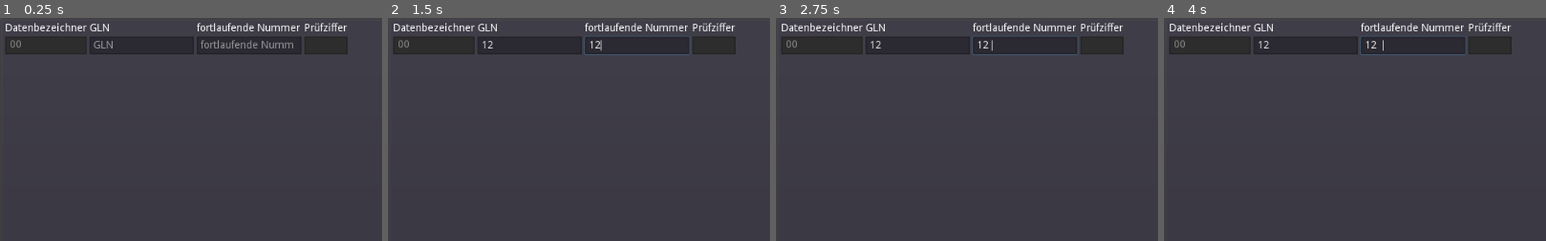
Above: before the commit, frames 1-4 (left to right).
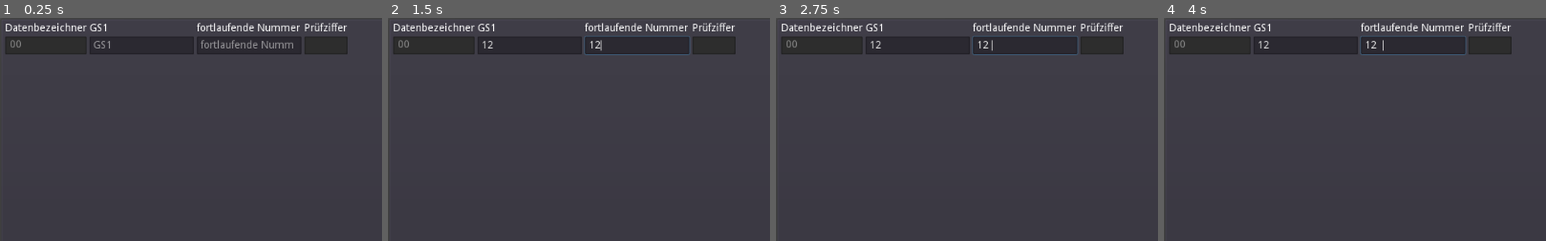
Above: after the commit, the same moments.

Repository: Reneator/NVE-Validator
Game: Godot game, scene res://App_GLN.tscn
Two runs of this game, one before a commit and one after it. Both use one fixed random seed, a clock stepped at 60 frames per second and the inputs below. This scene is started directly instead of the project's main scene.
Inputs (mouse positions are % of the whole screen's width and height, from its top left):
- Up to frame 1 (0.25 s): no input
- Up to frame 2 (1.5 s): click (19, 6) at 0.52 s; type "12" at 0.6 s; click (33, 6) at 0.75 s; type "12" at 0.83 s; tap Enter at 1.25 s
- Up to frame 3 (2.75 s): tap Space at 2 s
- Up to frame 4 (4 s): tap Enter at 2.75 s; tap Space at 3.5 s
The pictures show only the part of the screen within x 0-50%, y 0-50%; the shares and areas given below are measured in that part.

The runs differ from the first frame. In frame 1, 0.1% of the frame differs, in the area x 25-30%, y 2-14%; in frame 2, less than 0.1%; in frame 3, less than 0.1%; in frame 4, less than 0.1%.

Commit message:
Fix: Rename from GLN to GS1

Diff:
--- a/godot/App_GLN.tscn
+++ b/godot/App_GLN.tscn
@@ -49,14 +49,14 @@
 [node name="Label" type="Label" parent="HBoxContainer/VBoxContainer/HBoxContainer/VBoxContainer2"]
 margin_right = 140.0
 margin_bottom = 14.0
-text = "GLN"
+text = "GS1"
 
 [node name="LineEdit" type="LineEdit" parent="HBoxContainer/VBoxContainer/HBoxContainer/VBoxContainer2"]
 margin_top = 18.0
 margin_right = 140.0
 margin_bottom = 42.0
 rect_min_size = Vector2( 140, 0 )
-placeholder_text = "GLN"
+placeholder_text = "GS1"
 
 [node name="VBoxContainer3" type="VBoxContainer" parent="HBoxContainer/VBoxContainer/HBoxContainer"]
 margin_left = 257.0
